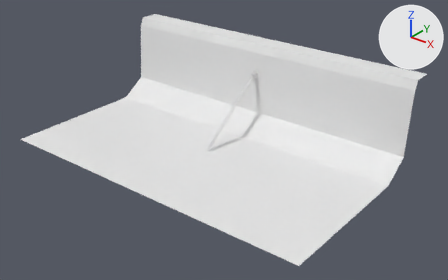
An edit to the Blender file data/levels/gate.blend, drawn before and after from the same camera.
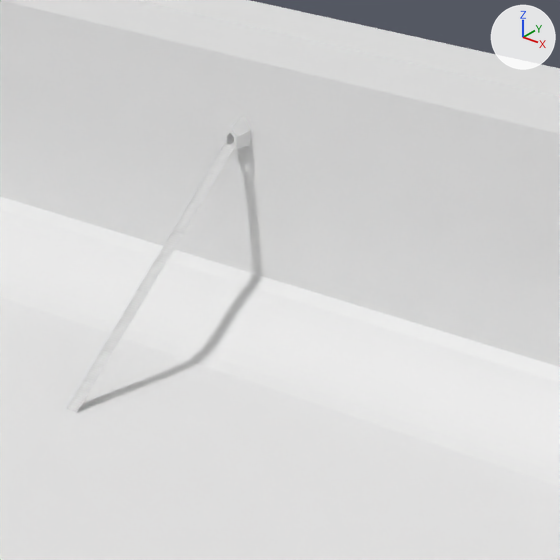
Each version is shown whole from a camera (50 mm lens) standing at (609.0, -808.0, 478.0) and looking at (32.0, -87.0, 31.0), then close up on the part from 42% to 77% of the width and 13% to 69% of the height. Arrows for +X, +Y and +Z are at upper right; the lights stay in place.
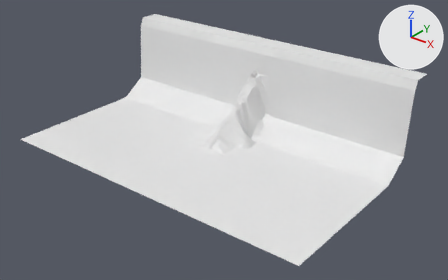
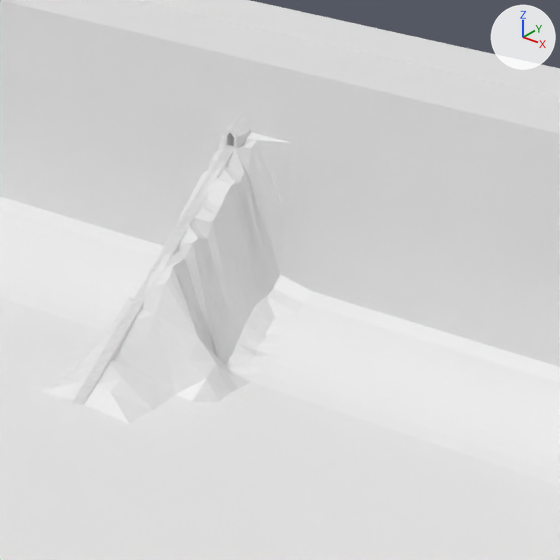
Patch to the scene script:
```diff
--- a/data/levels/gate.blend.py
+++ b/data/levels/gate.blend.py
@@ me_grid @@
 # used by ob_grid; location = (0.0, 0.0, 0.0); scale = (2.9, 5.51, 2.9)
-me_grid.from_pydata(...)  # 1024 vertices, 961 faces; spans x -100.0..100.0, y -47.0..16.0, z 0.0..53.0
+me_grid.from_pydata(...)  # 1175 vertices, 1213 faces; spans x -100.0..100.0, y -47.0..16.0, z 0.0..53.0
+# me_grid part 1: 25 vertices moved from x -10.0..10.0, y -8.0..8.0, z 0.0..22.0 to x -13.0..13.0, y -8.0..8.0, z 3.0..35.0; 20 vertices removed from x -10.0..10.0, y -12.0..6.0, z 0.0..9.0; 171 vertices added at x -16.0..16.0, y -15.0..7.0, z 0.0..34.0
@@ me_meshstairs @@
 # used by ob_stairs; location = (-2.1, -25.4, 55.0); rotation_euler = (1.571, 0.0, 0.0), in degrees (90, 0, 0); scale = (5.0, 5.0, 3.0)
-me_meshstairs.from_pydata(...)  # 540 vertices, 513 faces; spans x -0.5..0.7, y -11.2..8.7, z -20.1..21.2
+me_meshstairs.from_pydata(...)  # 1044 vertices, 1042 faces; spans x -2.6..3.4, y -63.5..63.4, z -58.0..43.0
+# me_meshstairs part 2: 540 vertices removed from x -0.5..0.7, y -11.2..8.7, z -20.1..21.2; 1044 vertices added at x -2.6..3.4, y -63.5..63.4, z -58.0..43.0
@@ ob_stairs @@
 ob_stairs = bpy.data.objects.new('Stairs', me_meshstairs)
-ob_stairs.location = (-2.1, -25.4, 55.0)
-ob_stairs.rotation_euler = (1.571, 0.0, 0.0)  # degrees (90, 0, 0)
-ob_stairs.scale = (5.0, 5.0, 3.0)
+ob_stairs.location = (-2.1, -24.0, 55.0)
```

Location of each change, (x1, y1, x2, y2) in pixels of the close-ups (560 x 560 px):
'Stairs', reshaped, moved, turned, rescaled: before (67, 144, 235, 413); after (72, 145, 235, 405)
part 1 of me_grid, built on: before (39, 111, 323, 424); after (0, 111, 323, 449)
